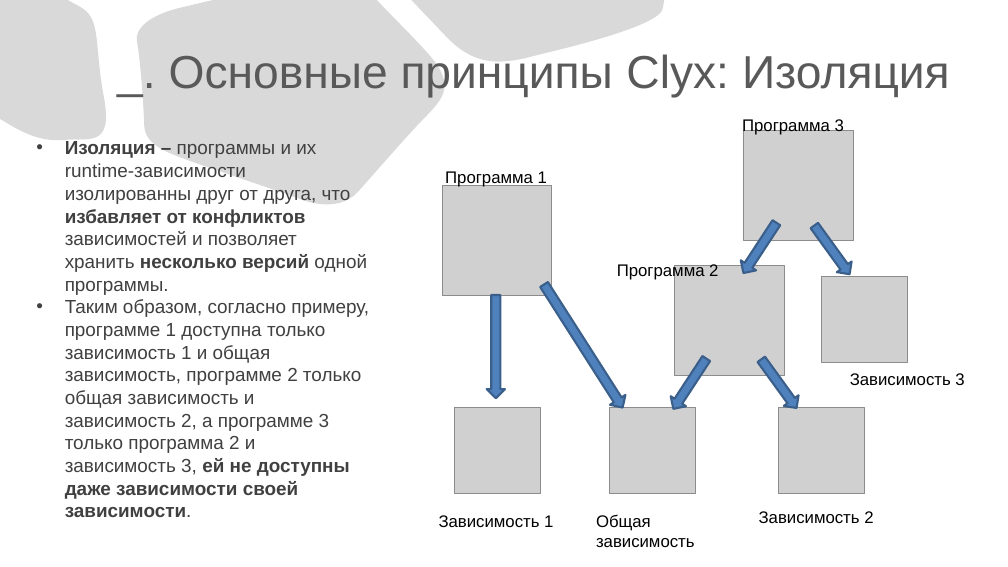
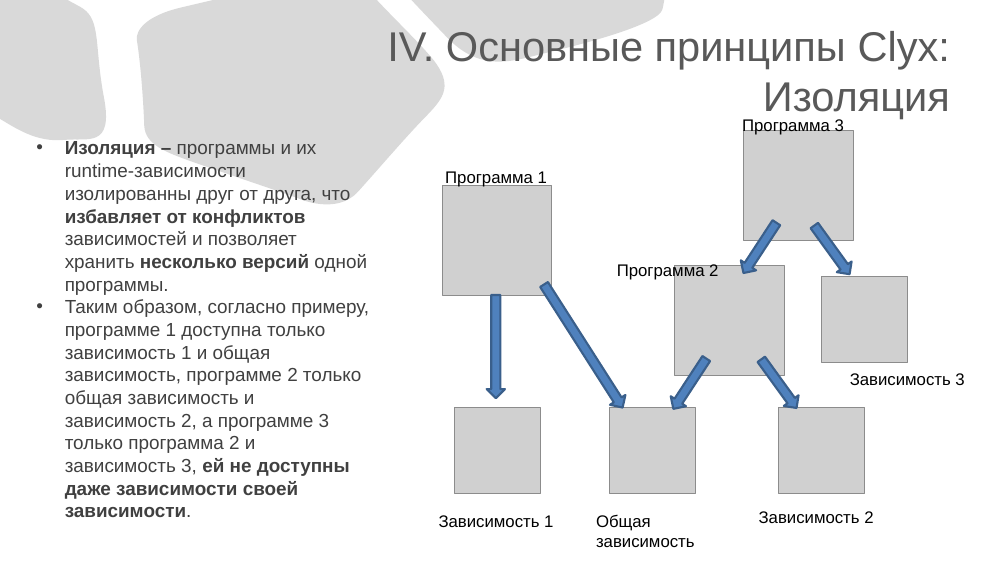
Before and after one commit to slawacats/clyx, a slide deck: slide 9 of ClyxOS.pptx (slide 5 before the commit). Drawn at 1008x567 pixels with LibreOffice and Linux fonts; fonts in the diff are those of the drawing; grey boxes stand for pictures. Boxes give left, top, right and bottom in pixels: in the first picture for what was removed or moved away, otherwise in the second. Text is boxed around its words. In the diff, an @@ line names an element or a change of style, - is before the commit and + after.

Commit message:
:D modified:   ClyxOS.pptx modified:   clyx.drawio

```diff
--- a/ClyxOS.pptx
+++ b/ClyxOS.pptx
@@ title at [387, 31, 950, 119]: text changed; size 44 to 39.6 pt @@
-_. Основные принципы Clyx: Изоляция
+IV. Основные принципы Clyx:
+Изоляция
```
Also in this commit, not shown: 3 other slides changed, 4 slides added, 1 slide removed, 1 other file.
